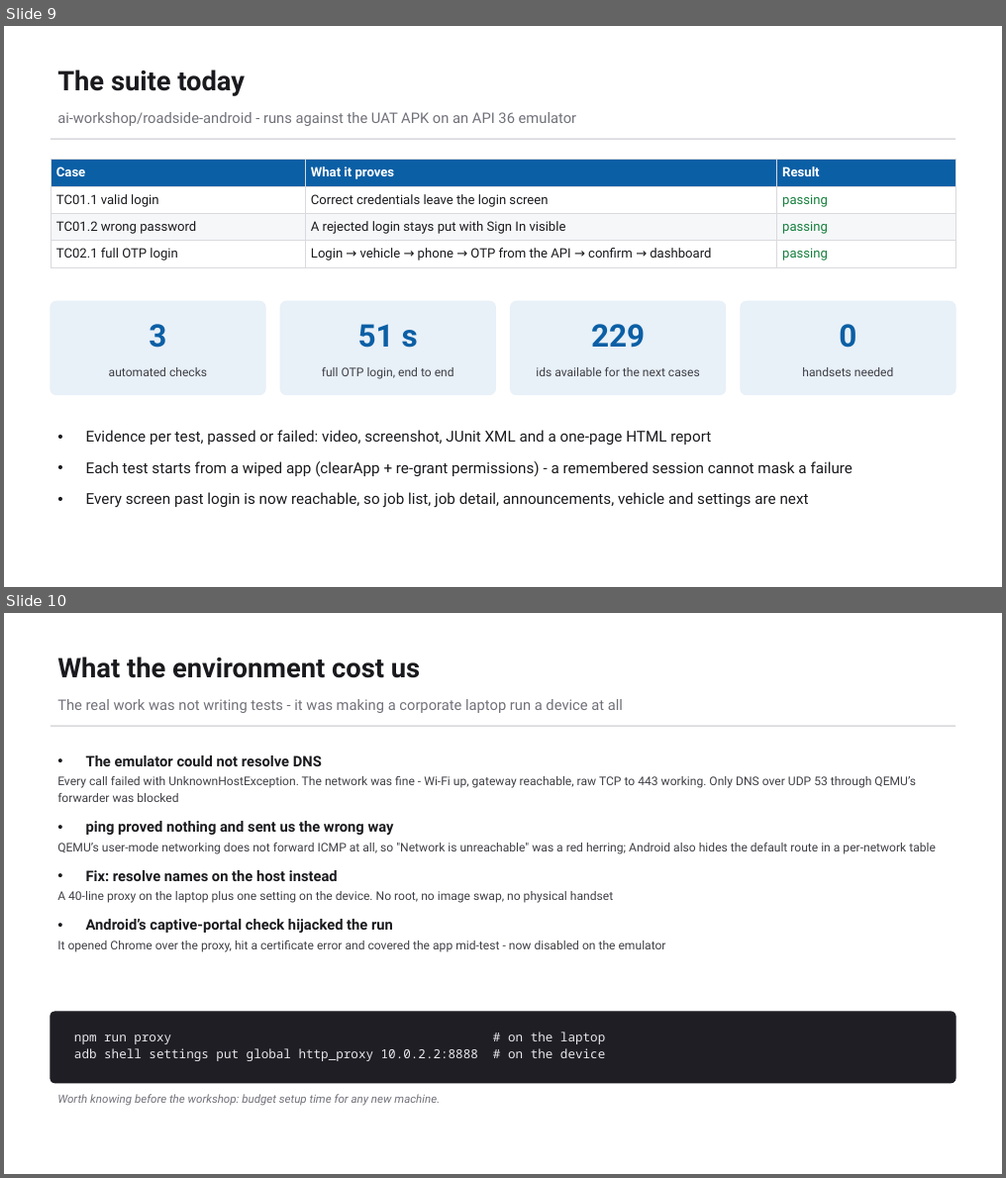
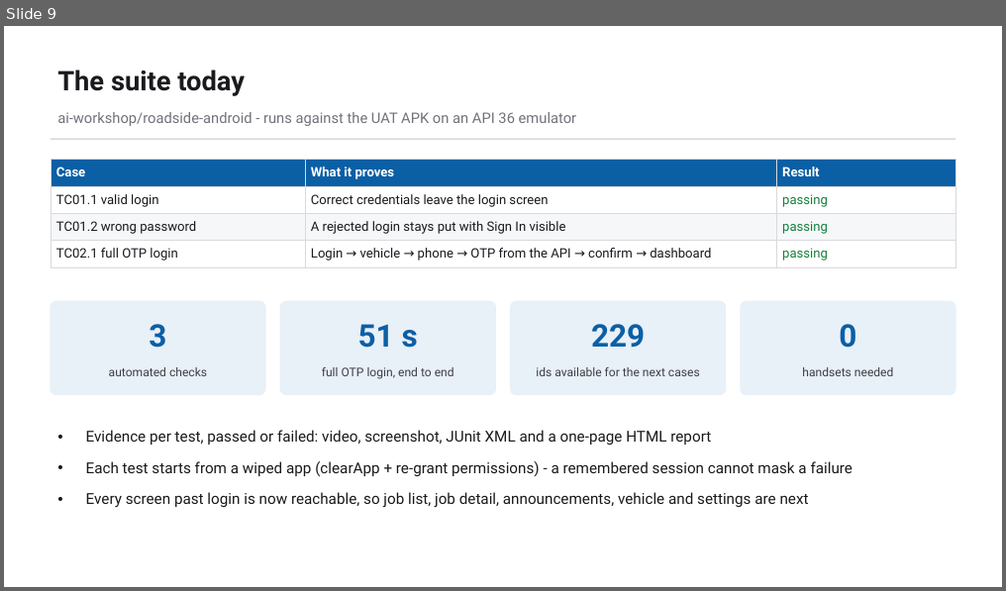
Before and after one commit to bulubuloa/AS.APAC.AI.Workshop, a slide deck: presentations/Mobile_Test_Automation_Appium.pptx. Shown one above the other, each under a label of ours: slides 9 and 10 before the commit, slide 9 after it. The pictures are 1006x1178 and 1006x591 pixels, drawn with LibreOffice and Linux fonts; fonts in the diff are those of the drawing. Boxes give left, top, right and bottom in pixels: in the first picture for what was removed or moved away, otherwise in the second. Text is boxed around its words. In the diff, an @@ line names an element or a change of style, - is before the commit and + after.

```diff
--- a/presentations/Mobile_Test_Automation_Appium.pptx
+++ b/presentations/Mobile_Test_Automation_Appium.pptx
@@ slide 10 removed at <box>4,613,1002,1174</box>, background #FFFFFF @@
@@ text removed at <box>57,657,420,678</box> @@
-What the environment cost us
@@ text removed at <box>57,699,623,713</box> @@
-The real work was not writing tests - it was making a corporate laptop run a device at all
@@ rectangle removed at <box>51,725,955,727</box> @@
@@ text removed at <box>57,756,936,953</box> @@
-• The emulator could not resolve DNS
-  Every call failed with UnknownHostException. The network was fine - Wi-Fi up, gateway reachable, raw TCP to 443 working. Only DNS over UDP 53 through QEMU’s forwarder was blocked
-• ping proved nothing and sent us the wrong way
-  QEMU’s user-mode networking does not forward ICMP at all, so "Network is unreachable" was a red herring; Android also hides the default route in a per-network table
-• Fix: resolve names on the host instead
-  A 40-line proxy on the laptop plus one setting on the device. No root, no image swap, no physical handset
-• Android’s captive-portal check hijacked the run
-  It opened Chrome over the proxy, hit a certificate error and covered the app mid-test - now disabled on the emulator
@@ rounded rectangle removed at <box>51,1012,955,1083</box> @@
@@ text removed at <box>74,1032,605,1061</box> @@
-npm run proxy # on the laptop
-adb shell settings put global http_proxy 10.0.2.2:8888 # on the device
@@ text removed at <box>57,1094,440,1106</box> @@
-Worth knowing before the workshop: budget setup time for any new machine.
```
Also in this commit, not shown: 1 slide changed, 3 slides added, 2 other slides removed, 2 other files.
